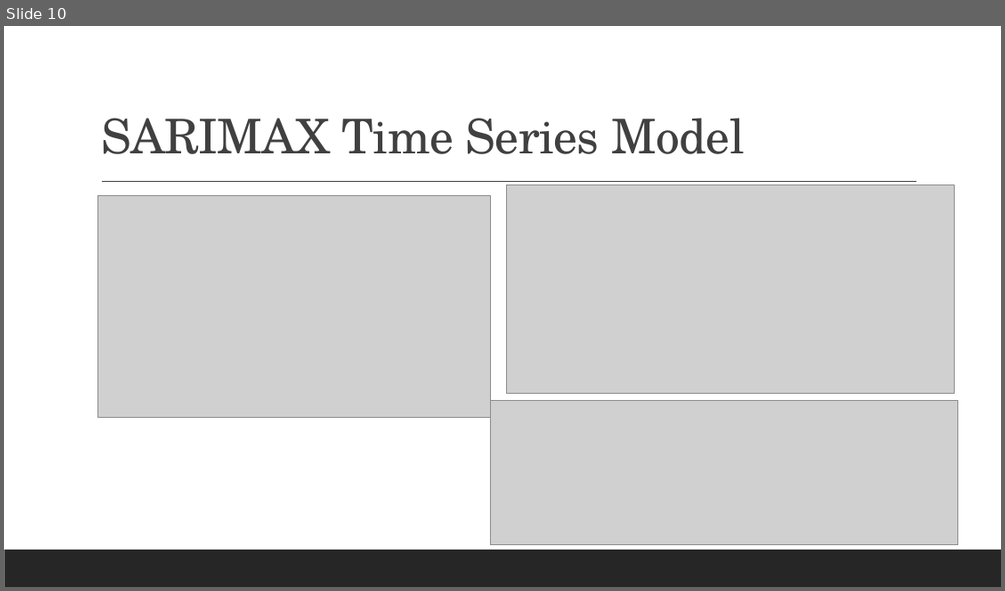
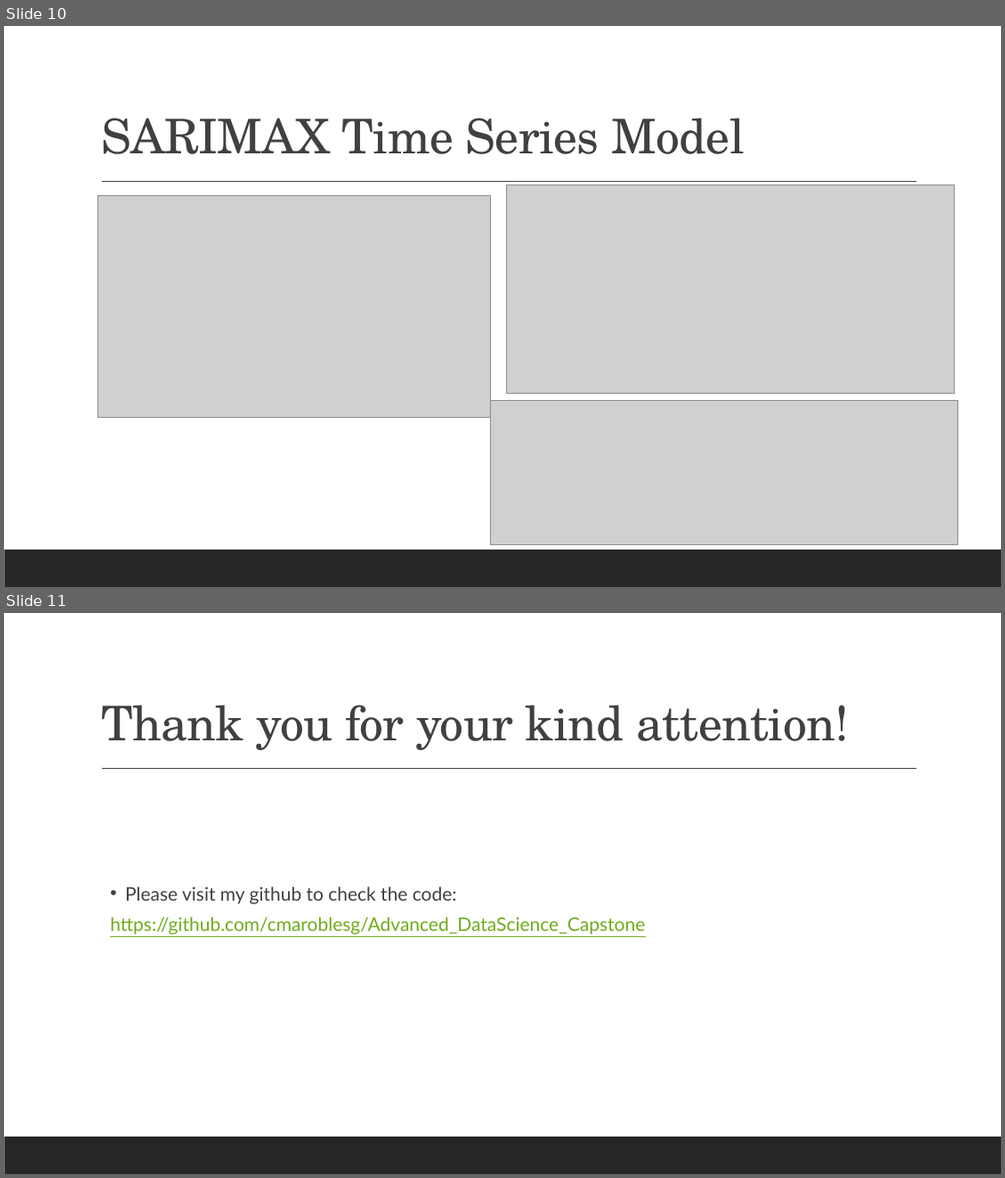
Before and after one commit to cmaroblesg/Advanced_DataScience_Capstone, a slide deck: Documents/Presentation.pptx. Shown one above the other, each under a label of ours: slide 10 before the commit, slides 10 and 11 after it. The pictures are 1005x591 and 1005x1178 pixels, drawn with LibreOffice and Linux fonts; fonts in the diff are those of the drawing; grey boxes stand for pictures. Boxes give left, top, right and bottom in pixels: in the first picture for what was removed or moved away, otherwise in the second. Text is boxed around its words. In the diff, an @@ line names an element or a change of style, - is before the commit and + after.

Commit message:
Adding the slides final version

```diff
--- a/Documents/Presentation.pptx
+++ b/Documents/Presentation.pptx
@@ slide 11 added at box(4, 613, 1001, 1174), background #FFFFFF; not listed: 2 template elements that a slide beside it also shows @@
@@ title added at box(101, 705, 849, 750), 46 pt, text #404040 @@
+Thank you for your kind attention!
@@ text added at box(110, 886, 645, 934), 18 pt, text #6EAC1C, underline @@
+  • Please visit my github to check the code:
+  https://github.com/cmaroblesg/Advanced_DataScience_Capstone
```
Also in this commit, not shown: 1 other file.
